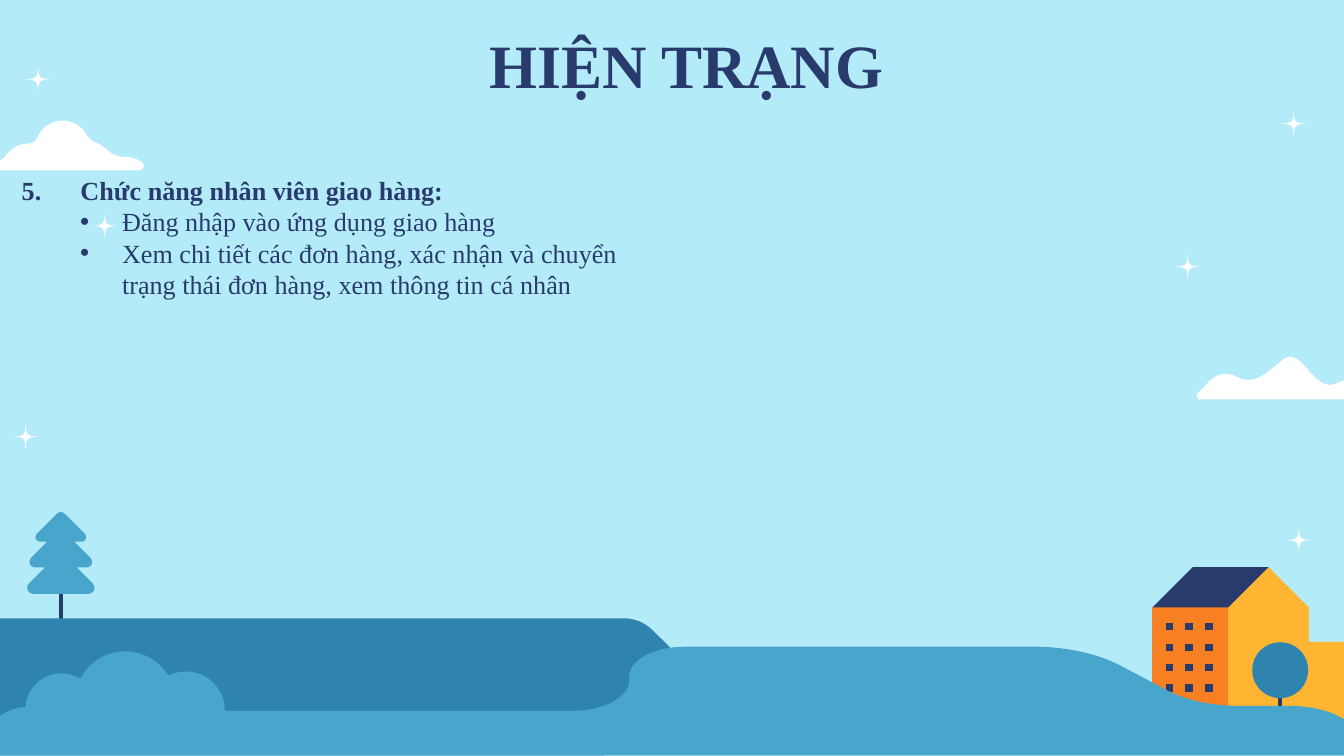
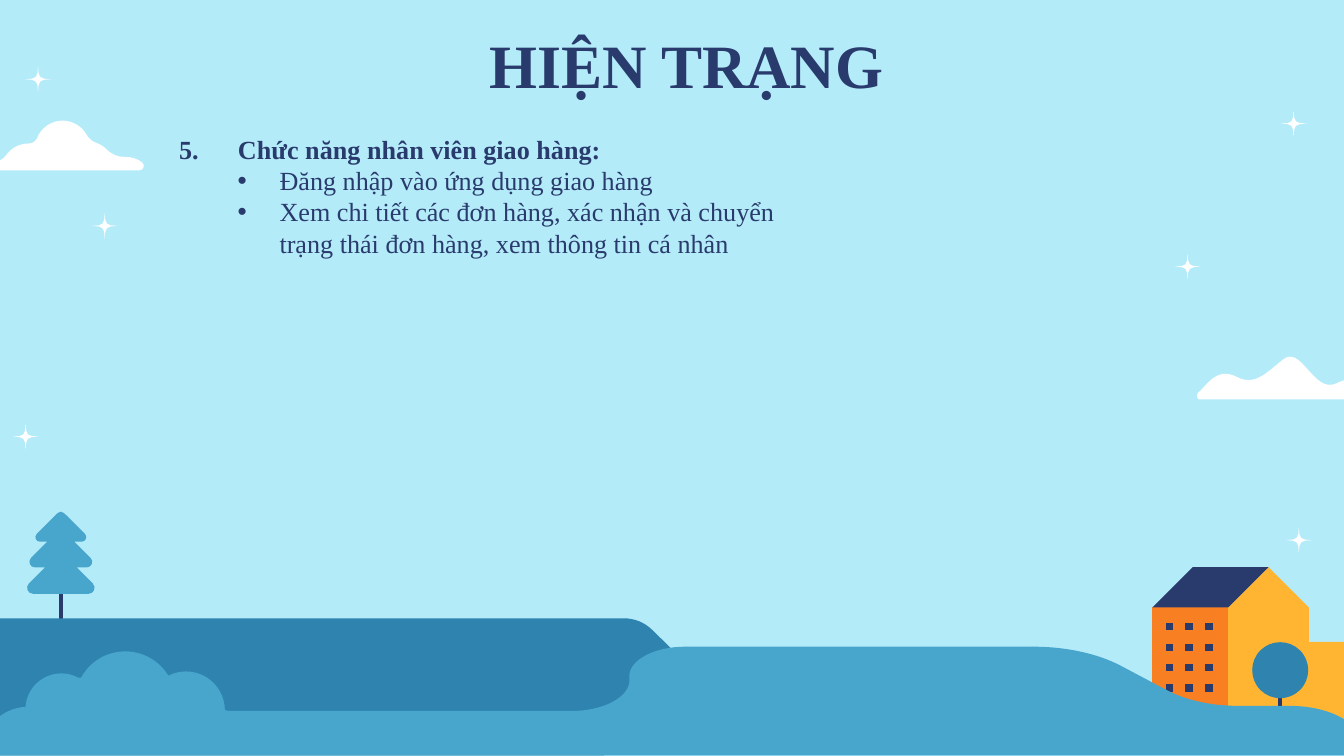
Before and after one commit to HaiDuongdarkocean/Ecommerce-website-01, a slide deck: slide 9 of Bao-Cao_Nguyen-Hai-Duong-12221385-125212_Xây-Dựng-Website-quản-lý-bán-hàng-công-nghệ-cao.pptx. Drawn at 1344x756 pixels with LibreOffice and Linux fonts; fonts in the diff are those of the drawing. Boxes give left, top, right and bottom in pixels: in the first picture for what was removed or moved away, otherwise in the second. Text is boxed around its words. In the diff, an @@ line names an element or a change of style, - is before the commit and + after.

```diff
--- a/Bao-Cao_Nguyen-Hai-Duong-12221385-125212_Xây-Dựng-Website-quản-lý-bán-hàng-công-nghệ-cao.pptx
+++ b/Bao-Cao_Nguyen-Hai-Duong-12221385-125212_Xây-Dựng-Website-quản-lý-bán-hàng-công-nghệ-cao.pptx
@@ subtitle "5. Chức năng nhân viên ...": place and size @@
-subtitle "5. Chức năng nhân viên ..." at (22, 181, 617, 300)
+subtitle "5. Chức năng nhân viên ..." at (179, 140, 774, 259)
```
Also in this commit, not shown: 1 other slide changed, 4 other files.
